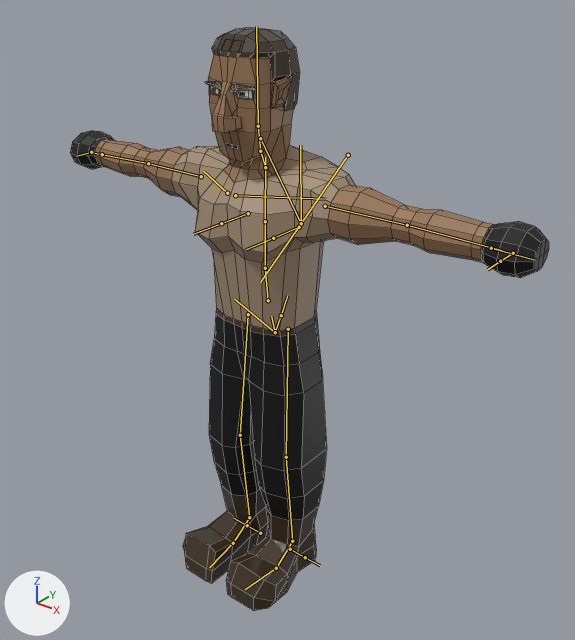
Two versions of the FBX model Assets/Models/PlayerModel.fbx, one commit apart.
The view is the same before and after, from a 50 mm camera at (2.11, -2.4, 2.89) aimed at (0.16, 0.03, 1.38). Lighting does not change. The marker at lower left points along +X, +Y and +Z. The older version comes first. The bones that change, and the others that lie on the model, are drawn over the model as lines. Mesh edges are drawn as thin lines.

Names of what the first picture shows: 'Human.Mesh'.
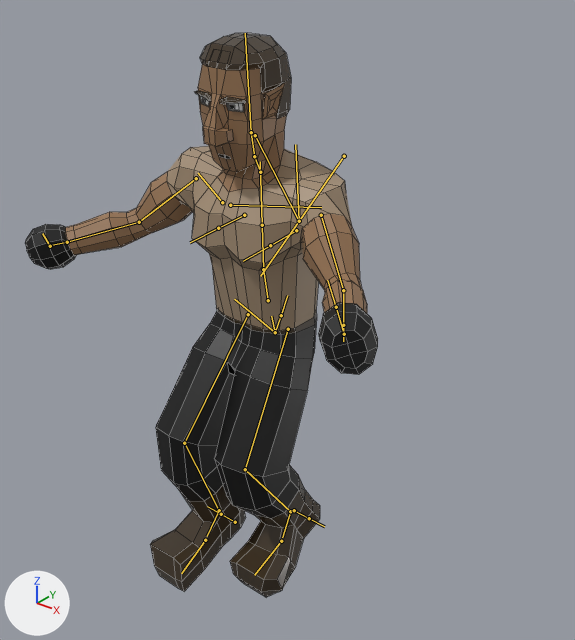
The newer file adds an action. The first version stands in its rest pose; the second is drawn at frame 19 of the action 'Falling'.

Edits to the scene script, one JSON object a line:
```json
{"block": "bone_spine_001", "where": "bone_spine_001 = bpy.data.objects['Human'].pose.bones['spine.001']  # child of 'spine'"}
{"op": "set", "path": "bone_spine_001.rotation_quaternion", "old": "(1.0, 0.0, 0.0, 0.0)", "new": "(0.999, 0.048, -0.003, -0.017)", "note": "degrees (0, 0, 0) -> degrees (6, 0, -2)"}
{"block": "bone_upper_arm_l", "where": "bone_upper_arm_l = bpy.data.objects['Human'].pose.bones['upper_arm.L']  # child of 'shoulder.L'"}
{"op": "set", "path": "bone_upper_arm_l.rotation_quaternion", "old": "(1.0, 0.0, 0.0, 0.0)", "new": "(0.829, 0.231, -0.383, -0.335)", "note": "degrees (0, 0, 0) -> degrees (47, -29, -57)"}
{"block": "bone_forearm_l", "where": "bone_forearm_l = bpy.data.objects['Human'].pose.bones['forearm.L']  # child of 'upper_arm.L'"}
{"op": "set", "path": "bone_forearm_l.rotation_quaternion", "old": "(1.0, 0.0, 0.0, 0.0)", "new": "(0.944, 0.316, -0.095, -0.019)", "note": "degrees (0, 0, 0) -> degrees (38, -10, -6)"}
{"block": "bone_upper_arm_r", "where": "bone_upper_arm_r = bpy.data.objects['Human'].pose.bones['upper_arm.R']  # child of 'shoulder.R'"}
{"op": "set", "path": "bone_upper_arm_r.rotation_quaternion", "old": "(1.0, 0.0, 0.0, 0.0)", "new": "(0.862, 0.14, 0.316, 0.37)", "note": "degrees (0, 0, 0) -> degrees (32, 26, 54)"}
{"block": "bone_forearm_r", "where": "bone_forearm_r = bpy.data.objects['Human'].pose.bones['forearm.R']  # child of 'upper_arm.R'"}
{"op": "set", "path": "bone_forearm_r.rotation_quaternion", "old": "(1.0, 0.0, 0.0, 0.0)", "new": "(0.966, 0.255, 0.037, 0.026)", "note": "degrees (0, 0, 0) -> degrees (30, 3, 4)"}
{"block": "bone_thigh_l", "where": "bone_thigh_l = bpy.data.objects['Human'].pose.bones['thigh.L']  # child of 'spine'"}
{"op": "set", "path": "bone_thigh_l.rotation_quaternion", "old": "(1.0, 0.0, 0.0, 0.0)", "new": "(0.972, -0.235, -0.01, 0.0)", "note": "degrees (0, 0, 0) -> degrees (-27, -1, 0)"}
{"block": "bone_shin_l", "where": "bone_shin_l = bpy.data.objects['Human'].pose.bones['shin.L']  # child of 'thigh.L'"}
{"op": "set", "path": "bone_shin_l.rotation_quaternion", "old": "(1.0, 0.0, 0.0, 0.0)", "new": "(0.875, 0.485, 0.0, 0.0)", "note": "degrees (0, 0, 0) -> degrees (58, 0, 0)"}
{"block": "bone_thigh_r", "where": "bone_thigh_r = bpy.data.objects['Human'].pose.bones['thigh.R']  # child of 'spine'"}
{"op": "set", "path": "bone_thigh_r.rotation_quaternion", "old": "(1.0, 0.0, 0.0, 0.0)", "new": "(0.951, -0.309, 0.013, 0.0)", "note": "degrees (0, 0, 0) -> degrees (-36, 1, 0)"}
{"block": "bone_shin_r", "where": "bone_shin_r = bpy.data.objects['Human'].pose.bones['shin.R']  # child of 'thigh.R'"}
{"op": "set", "path": "bone_shin_r.rotation_quaternion", "old": "(1.0, 0.0, 0.0, 0.0)", "new": "(0.899, 0.438, 0.0, 0.0)", "note": "degrees (0, 0, 0) -> degrees (52, 0, 0)"}
```

Changed parts and their boxes [x1, y1, x2, y2] in the pictures (575 x 640 px):
```json
{"object": "Human.Mesh", "change": "posed", "before": [70, 27, 549, 611], "after": [25, 33, 378, 597], "on screen": "26% narrower"}
{"bone": "spine.001", "before": "(268, 300) to (265, 268)", "after": "(268, 300) to (263, 269)"}
{"bone": "upper_arm.L", "before": "(325, 206) to (407, 225)", "after": "(321, 215) to (343, 290)"}
{"bone": "forearm.L", "before": "(407, 225) to (502, 250)", "after": "(343, 290) to (343, 329)"}
{"bone": "upper_arm.R", "before": "(201, 176) to (148, 163)", "after": "(196, 178) to (139, 222)"}
{"bone": "forearm.R", "before": "(148, 163) to (102, 154)", "after": "(139, 222) to (67, 242)"}
{"bone": "thigh.L", "before": "(288, 329) to (286, 457)", "after": "(288, 329) to (245, 469)"}
{"bone": "shin.L", "before": "(286, 457) to (292, 541)", "after": "(245, 469) to (290, 511)"}
{"bone": "thigh.R", "before": "(248, 314) to (240, 435)", "after": "(248, 314) to (184, 443)"}
{"bone": "shin.R", "before": "(240, 435) to (249, 517)", "after": "(184, 443) to (219, 510)"}
```
